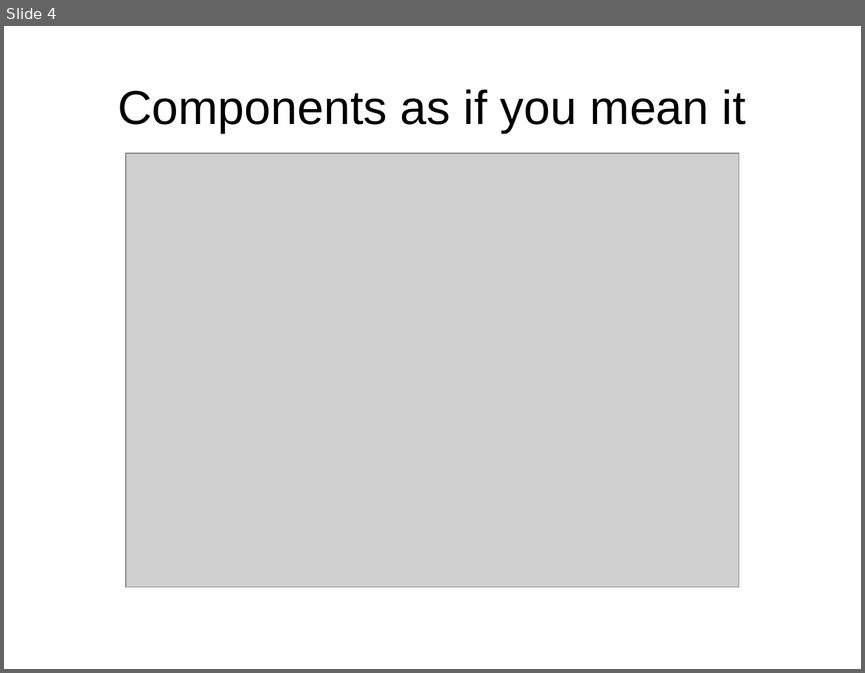
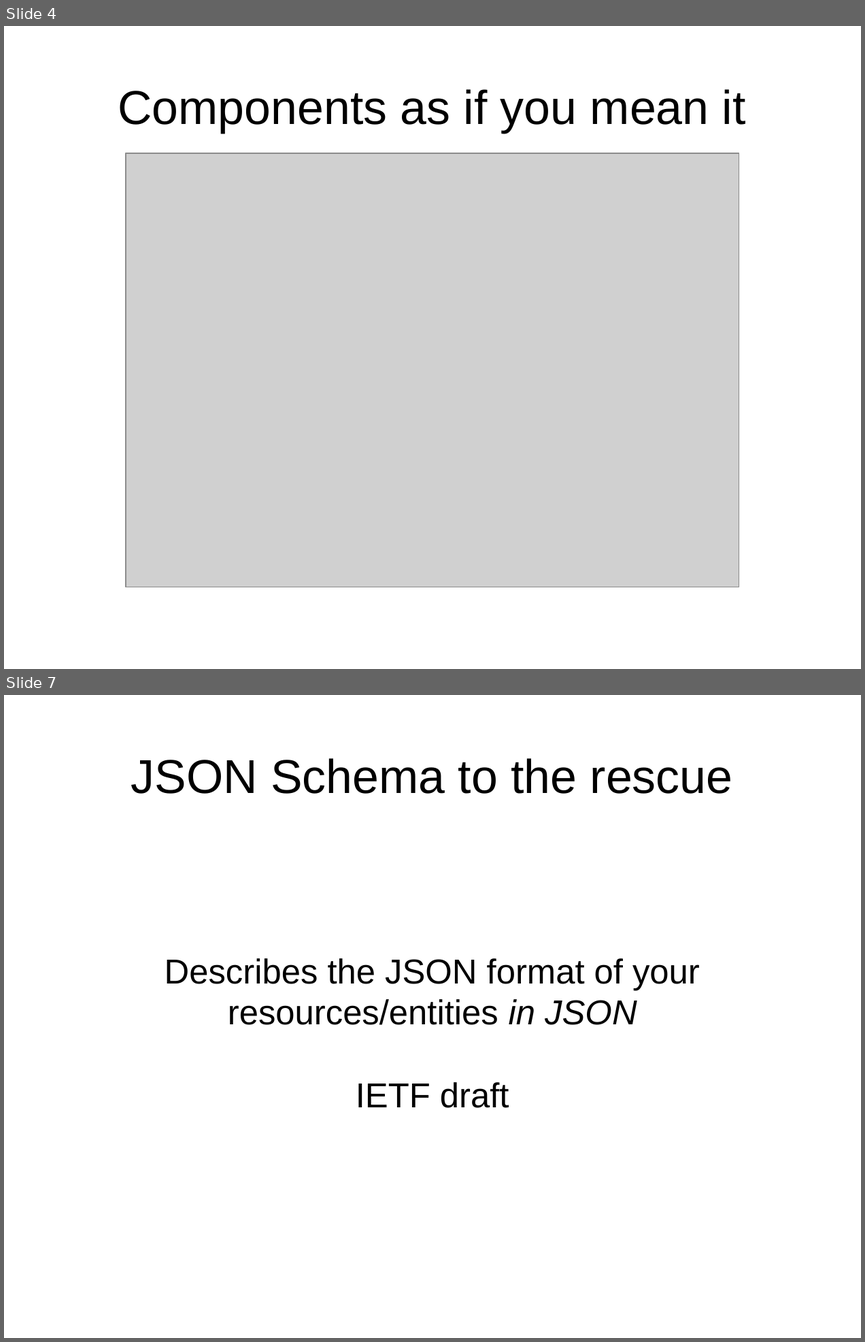
Before and after one commit to ikr/json-schema-for-http-apis, a slide deck: slides.odp. Shown one above the other, each under a label of ours: slide 4 before the commit, slides 4 and 7 after it; the slides between them are not shown. The pictures are 865x673 and 865x1342 pixels, drawn with LibreOffice and Linux fonts; fonts in the diff are those of the drawing; grey boxes stand for pictures. Boxes give left, top, right and bottom in pixels: in the first picture for what was removed or moved away, otherwise in the second. Text is boxed around its words. In the diff, an @@ line names an element or a change of style, - is before the commit and + after.

```diff
--- a/slides.odp
+++ b/slides.odp
@@ slide 7 added at [4,695,861,1338], background #FFFFFF @@
@@ title added at [131,758,733,794], 44 pt, text #000000 @@
+JSON Schema to the rescue
@@ subtitle added at [164,958,700,1108], 32 pt, text #000000 @@
+Describes the JSON format of your resources/entities in JSON
+IETF draft
```
Also in this commit, not shown: 6 other slides added, 1 other file.
